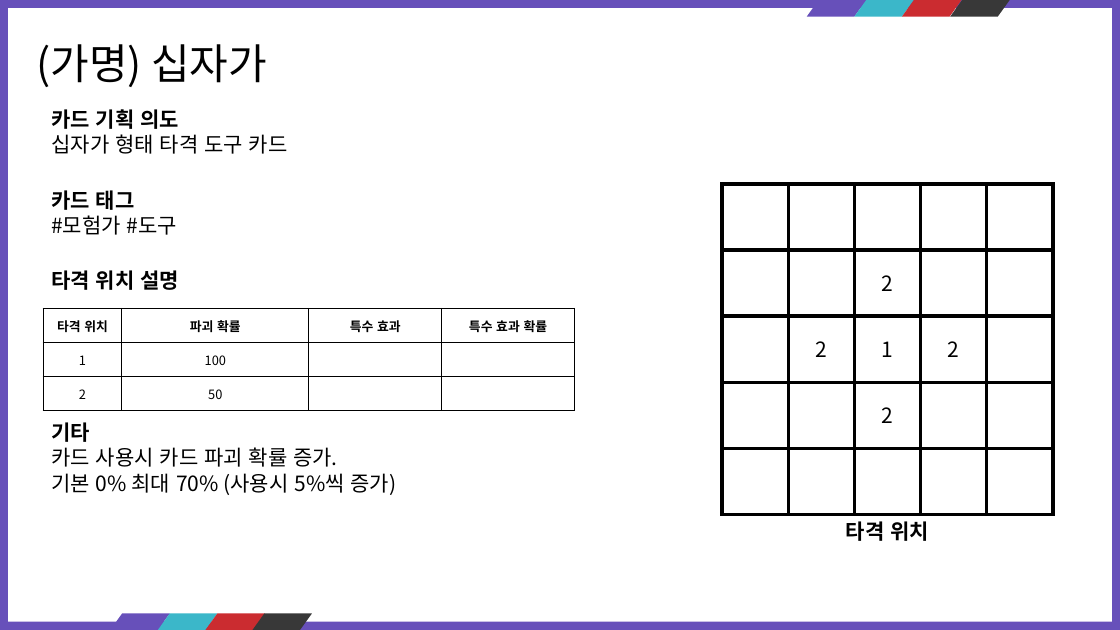
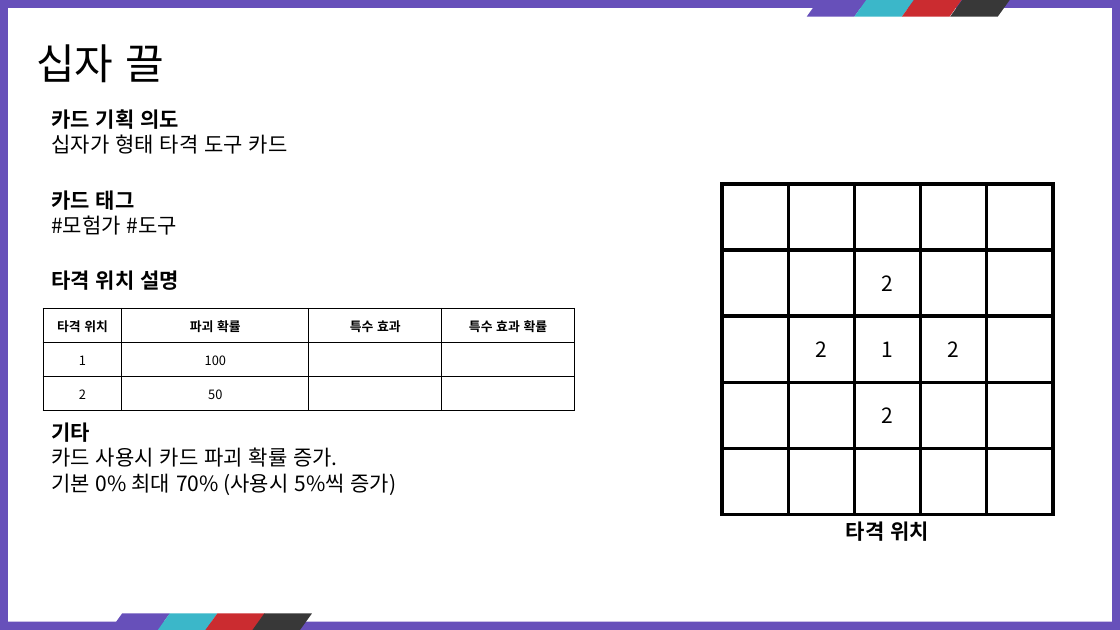
Before and after one commit to kauthor/FluffyDisdog, a slide deck: slide 13 of Plan/기획서/카드 정리.pptx. Drawn at 1120x630 pixels with LibreOffice and Linux fonts; fonts in the diff are those of the drawing. Boxes give left, top, right and bottom in pixels: in the first picture for what was removed or moved away, otherwise in the second. Text is boxed around its words. In the diff, an @@ line names an element or a change of style, - is before the commit and + after.

```diff
--- a/Plan/기획서/카드 정리.pptx
+++ b/Plan/기획서/카드 정리.pptx
@@ text at bbox=[36, 44, 164, 83]: text changed @@
-(가명) 십자가
+십자 끌
```
Also in this commit, not shown: 12 other slides changed, 1 other file.
